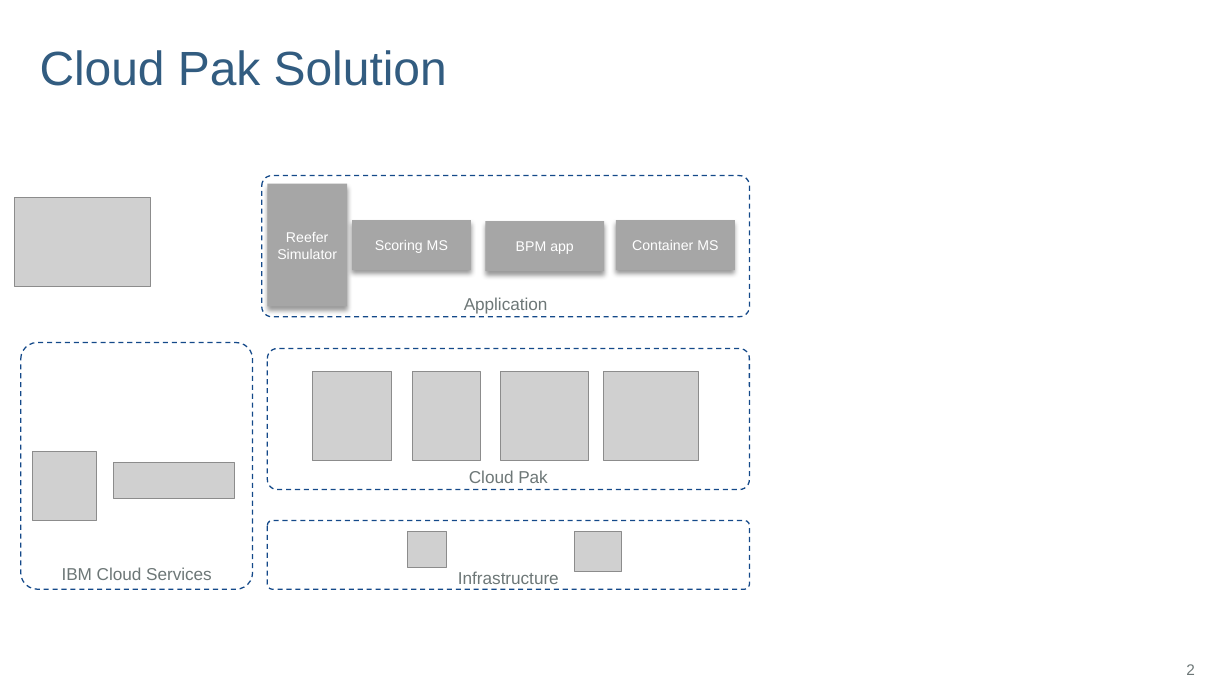
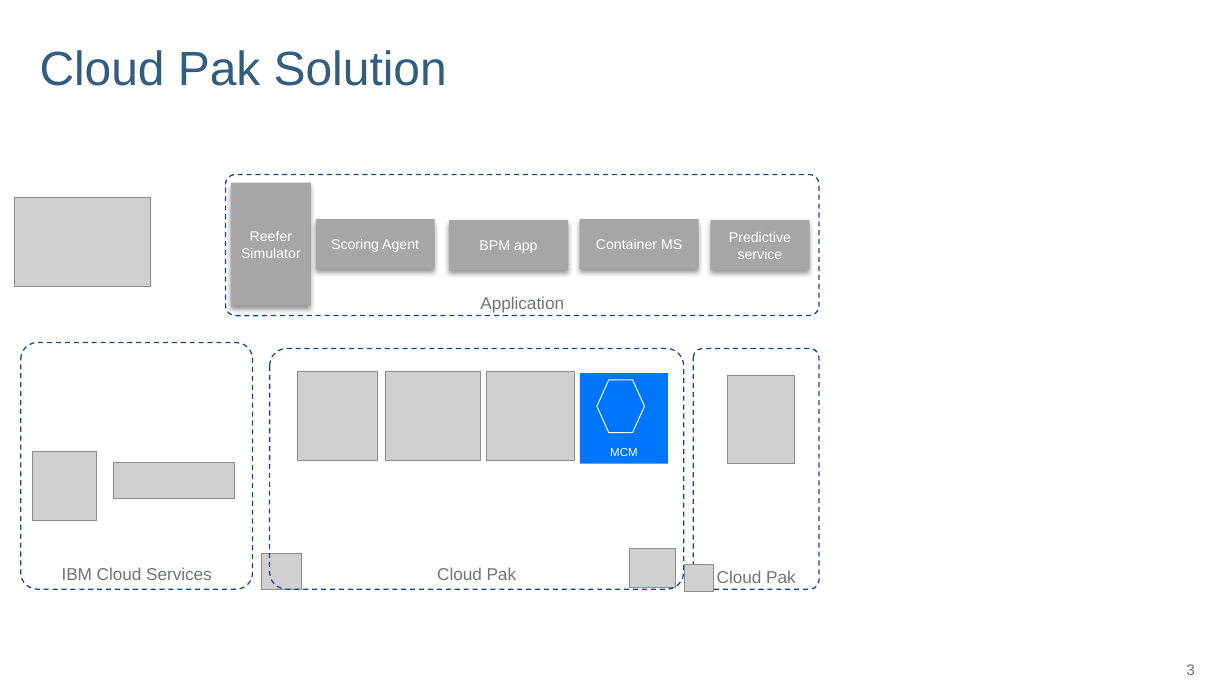
Before and after one commit to jbcodeforce/refarch-reefer-ml, a slide deck: slide 3 of diagrams.pptx (slide 2 before the commit). Drawn at 1232x693 pixels with LibreOffice and Linux fonts; fonts in the diff are those of the drawing; grey boxes stand for pictures; background and template pictures are left out. Boxes give left, top, right and bottom in pixels: in the first picture for what was removed or moved away, otherwise in the second. Text is boxed around its words. In the diff, an @@ line names an element or a change of style, - is before the commit and + after.

```diff
--- a/diagrams.pptx
+++ b/diagrams.pptx
@@ rounded rectangle "Application": place and size @@
-rounded rectangle "Application" at [262, 176, 750, 317]
+rounded rectangle "Application" at [226, 175, 819, 316]
@@ 4 rectangles: place and size @@
-4 rectangles at [267, 184, 736, 307]
+4 rectangles at [231, 183, 699, 306]
@@ text in rectangle at [331, 239, 419, 252]: text changed @@
-Scoring MS
+Scoring Agent
@@ rectangle added at [711, 220, 810, 270], fill #A6A6A6, 11 pt, text #FFFFFF @@
+Predictive service
@@ rounded rectangle "Cloud Pak": place and size @@
-rounded rectangle "Cloud Pak" at [267, 348, 750, 490]
+rounded rectangle "Cloud Pak" at [270, 348, 684, 590]
@@ rounded rectangle added at [693, 348, 819, 590], outline #144989 1 pt dashed, 13.3 pt, text #6D7777 @@
+Cloud Pak
@@ picture: place and size @@
-picture at [312, 372, 392, 460]
+picture at [298, 372, 377, 460]
@@ picture: place and size @@
-picture at [604, 372, 699, 460]
+picture at [385, 372, 481, 460]
@@ picture: place and size @@
-picture at [501, 372, 589, 460]
+picture at [486, 372, 574, 460]
@@ rectangle added at [580, 373, 668, 464], fill #0076FF, 9 pt, text #FFFFFF @@
+MCM
@@ hexagon added at [597, 380, 645, 433], outline #FFFFFF 0.75 pt @@
@@ picture: place and size @@
-picture at [412, 372, 481, 460]
+picture at [727, 375, 795, 463]
@@ rounded rectangle removed at [267, 520, 750, 589] @@
-Infrastructure
@@ picture: place and size @@
-picture at [408, 531, 446, 567]
+picture at [262, 554, 300, 590]
@@ picture: place and size @@
-picture at [575, 531, 621, 571]
+picture at [629, 548, 676, 588]
@@ picture added at [684, 565, 714, 592] @@
@@ page number at [1186, 664, 1195, 675]: text changed @@
-2
+3
```
Also in this commit, not shown: 4 other slides changed, 1 slide added, 57 other files.
